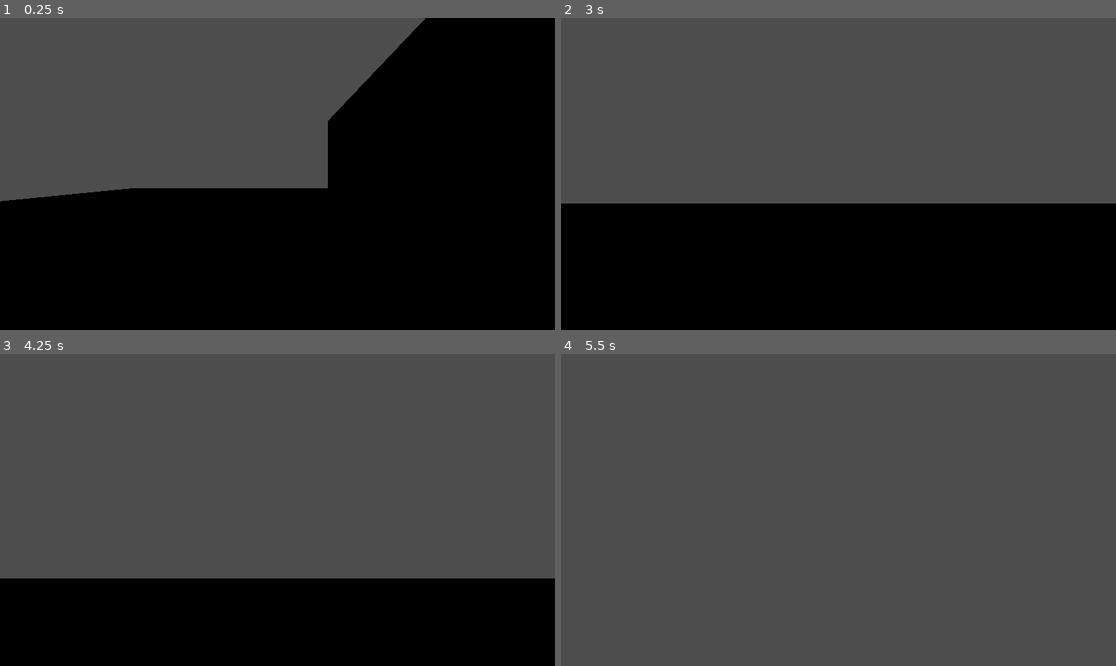
Above: before the commit, frames 1-4 (two rows, left to right).
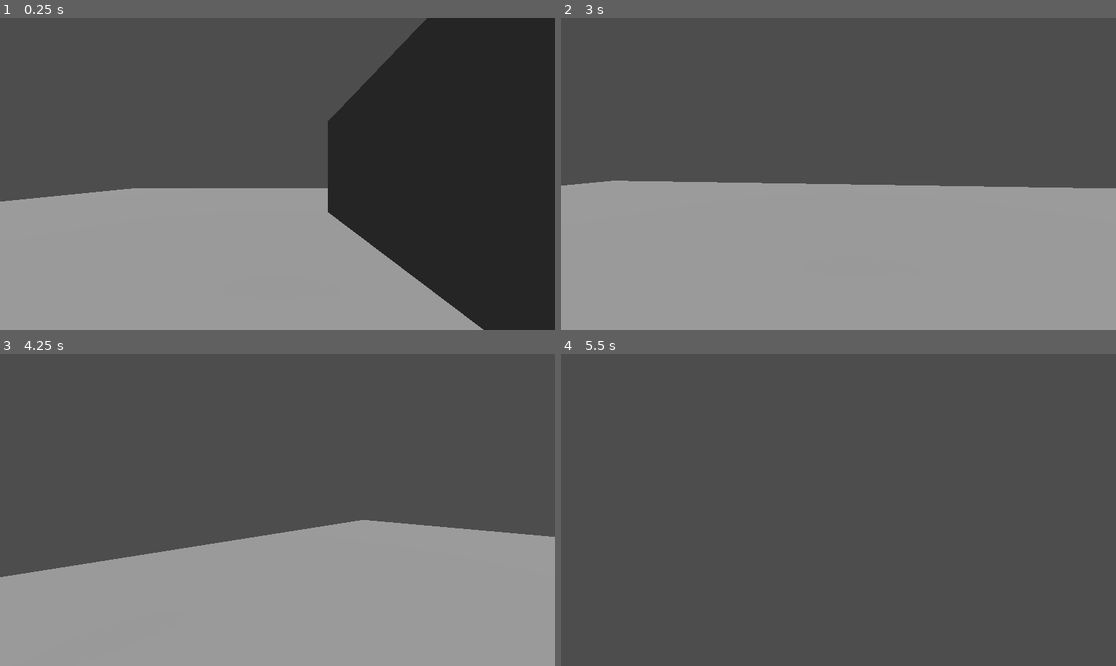
Above: after the commit, the same moments.

Repository: ArnMagnusson/my-time-travel-fps-game-2
Game: Godot game, scene res://Player/world/node_3d.tscn
Two runs of this game, one before a commit and one after it. Both use one fixed random seed, a clock stepped at 60 frames per second and the inputs below. The project has no main scene, so this scene is started directly.
Inputs (mouse positions are in pixels of both pictures, inside the frame that each line leads up to):
- Up to frame 1 (0.25 s): no input
- Up to frame 2 (3 s): tap Enter (ui_accept) at 0.5, 0.77, 1.52 s; move the mouse to (866, 174) at 0.52 s; hold W (Forward) from 0.53 s (still down); move the mouse to (810, 174) at 1.27 s; move the mouse to (849, 167) at 2.02 s; move the mouse to (832, 180) at 2.77 s
- Up to frame 3 (4.25 s): keep holding W (Forward); tap Enter (ui_accept) at 3.02, 3.77 s; move the mouse to (316, 513) at 3.52 s
- Up to frame 4 (5.5 s): keep holding W (Forward); move the mouse to (794, 506) at 4.27 s; tap Enter (ui_accept) at 4.52 s; move the mouse to (844, 510) at 5.02 s

The runs differ from the first frame. In frame 1, 64% of the frame differs, in the area x 0-100%, y 0-100%; in frame 2, 47%; in frame 3, 40%; in frame 4, nothing differs.

Commit message:
camera working

Diff:
--- a/Player/PlayerScripts/movement.gd
+++ b/Player/PlayerScripts/movement.gd
@@ -11,7 +11,10 @@
 var _mouse_rotation : Vector3
 var _rotation_input : float
 var _tilt_input : float
+var player_rotation : Vector3
+var camera_rotation : Vector3
 
+@export var SENSITIVITY : float = 0.5
 @export var tilt_lower_limit := deg_to_rad(-90) #Max lower rotatoin
 @export var tilt_upper_limit := deg_to_rad(90) #max upper rotation
 
@@ -21,6 +24,7 @@
 func _physics_process(delta: float) -> void:
 	if Input.is_action_just_pressed("menu"):
 		get_tree().quit()
+	_update_camera(delta)
 
 	wall_run(delta)
 	# Add the gravity.
@@ -47,7 +51,7 @@
 
 func wall_run(delta):
 	var Rayright = $Rayright
-	var Rayleft = $Rayright
+	var Rayleft = $Rayleft
 
 	if Rayright.is_colliding():
 		wallrun = true
@@ -57,19 +61,30 @@
 
 	if Rayleft.is_colliding():
 		wallrun = true
-		velocity.y = wallrun_fall
+		velocity.y = 0
 	else:
 		wallrun = false
 
 func _unhandled_input(event: InputEvent) -> void:
 	_mouse_input = event is InputEventMouseMotion and Input.get_mouse_mode() == Input.MOUSE_MODE_CAPTURED #checks if mouse input event is mouse and its captured
 	if _mouse_input: #checks if mouse moving while captured
-		_rotation_input = -event.relative.x #X rotation input
-		_tilt_input = event.relative.y #y rotation input
+		_rotation_input = -event.relative.x * SENSITIVITY #X rotation input
+		_tilt_input = event.relative.y * SENSITIVITY #y rotation input
 
 func _update_camera(delta):
-	_mouse_rotation.x += _tilt_input * delta
+	_mouse_rotation.x -= _tilt_input * delta
 	_mouse_rotation.x = clamp(_mouse_rotation.x, tilt_lower_limit, tilt_upper_limit)
-	_mouse_rotation.y = _rotation_input * delta
+	_mouse_rotation.y += _rotation_input * delta
+
+	player_rotation = Vector3(0.0, _mouse_rotation.y, 0.0)
+	camera_rotation = Vector3(_mouse_rotation.x, 0.0, 0.0)
+
+	$"Camera controller".transform.basis = basis.from_euler(camera_rotation)
+	$"Camera controller".rotation.z = 0.0
+
+	global_transform.basis = Basis.from_euler(player_rotation)
+
+	_rotation_input = 0.0
+	_tilt_input = 0.0
 
 	#Tilføj camera movement https://youtu.be/N-jh8qc8tJs?list=PLEHvj4yeNfeF6s-UVs5Zx5TfNYmeCiYwf&t=576
--- a/Player/character_body_3d.tscn
+++ b/Player/character_body_3d.tscn
@@ -14,9 +14,9 @@
 transform = Transform3D(0.0031939254, -0.9999949, 0, 0.9999949, 0.0031939254, 0, 0, 0, 1, -0.009333611, 0, 0)
 
 [node name="Rayleft" type="RayCast3D" parent="."]
-transform = Transform3D(0.0016232282, 0.9999987, 0, -0.9999987, 0.0016232282, 0, 0, 0, 1, -0.009333611, 0, 0)
+transform = Transform3D(0.0038715685, 0.9999551, -0.0086484775, -0.9678266, 0.0015710053, -0.2516133, -0.2515884, 0.009344364, 0.96778923, -0.009333611, 0, 0)
 
 [node name="Camera controller" type="Node3D" parent="."]
+transform = Transform3D(1, 0, 0, 0, 1, 0, 0, 0, 1, 0, 0.633856, 0)
 
 [node name="Camera3D" type="Camera3D" parent="Camera controller"]
-transform = Transform3D(1, 0, 0, 0, 1, 0, 0, 0, 1, 0, 0.6124755, 0)
--- a/Player/world/node_3d.tscn
+++ b/Player/world/node_3d.tscn
@@ -1,6 +1,8 @@
-[gd_scene load_steps=2 format=3 uid="uid://bw0kax3kmqksi"]
+[gd_scene load_steps=3 format=3 uid="uid://bw0kax3kmqksi"]
 
 [ext_resource type="PackedScene" uid="uid://dwjmcgavv2bso" path="res://Player/character_body_3d.tscn" id="1_u2wv5"]
+
+[sub_resource type="Environment" id="Environment_u2wv5"]
 
 [node name="Node3D" type="Node3D"]
 
@@ -15,3 +17,9 @@
 
 [node name="CharacterBody3D" parent="." instance=ExtResource("1_u2wv5")]
 transform = Transform3D(1, 0, 0, 0, 1, 0, 0, 0, 1, 0, 0, -1)
+
+[node name="WorldEnvironment" type="WorldEnvironment" parent="."]
+environment = SubResource("Environment_u2wv5")
+
+[node name="DirectionalLight3D" type="DirectionalLight3D" parent="."]
+transform = Transform3D(1, 0, 0, 0, 0.031236291, 0.999512, 0, -0.999512, 0.031236291, 0, 40.104797, -5.220198)
